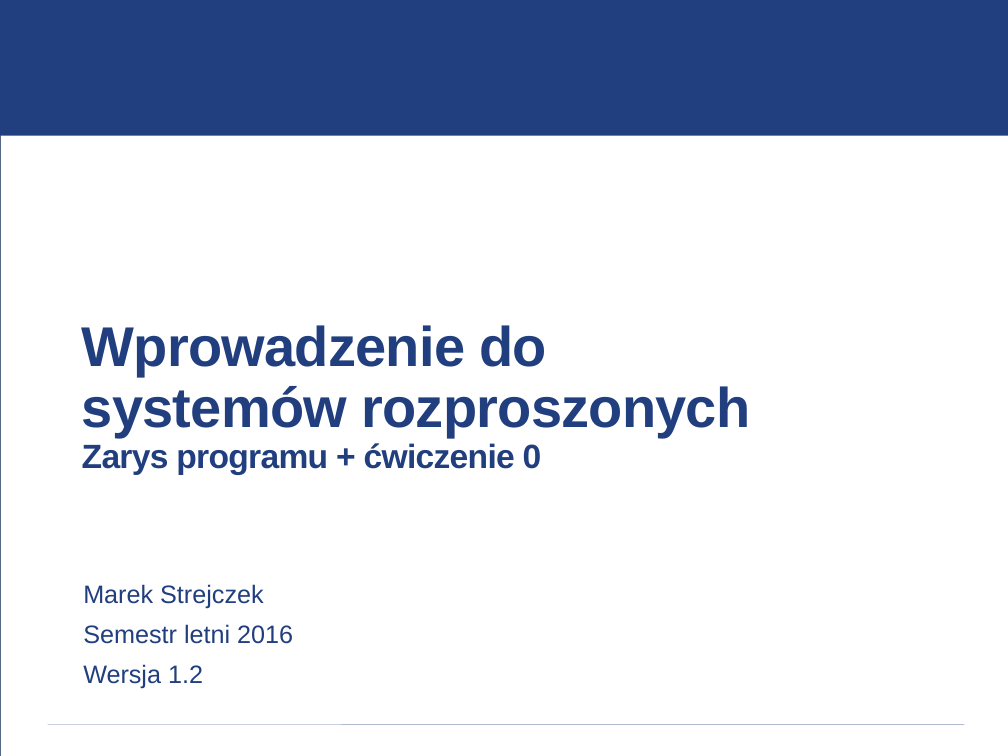
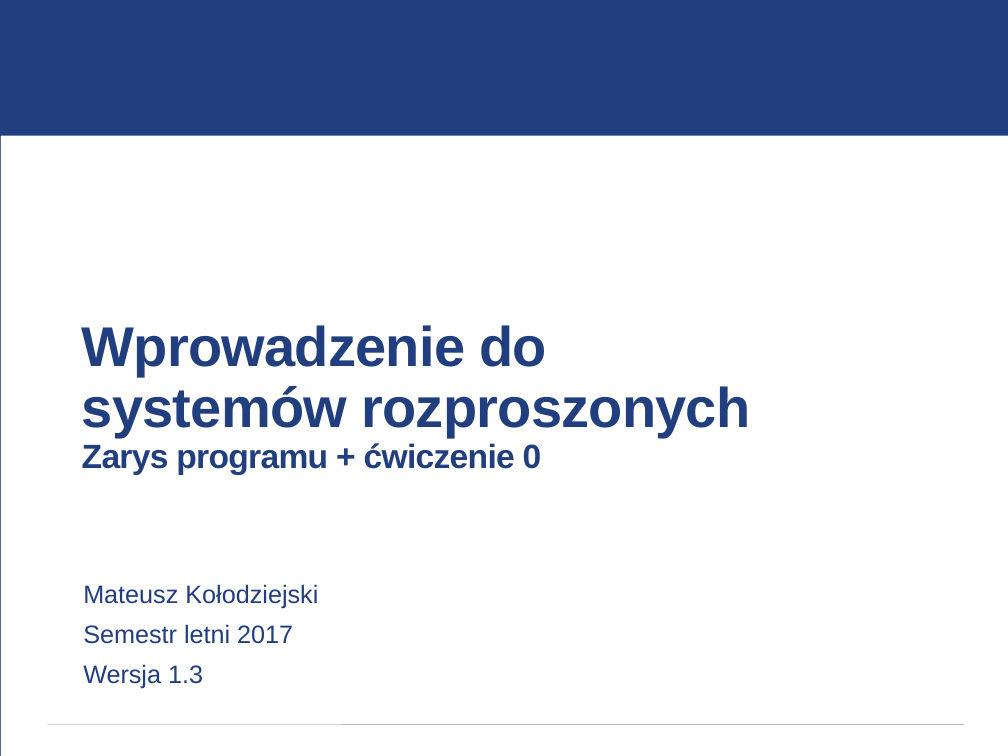
Before and after one commit to vego1mar/exercise0, a slide deck: slide 1 of WDSR - zarys programu.pptx. Drawn at 1008x756 pixels with LibreOffice and Linux fonts; fonts in the diff are those of the drawing; background and template pictures are left out. Boxes give left, top, right and bottom in pixels: in the first picture for what was removed or moved away, otherwise in the second. Text is boxed around its words. In the diff, an @@ line names an element or a change of style, - is before the commit and + after.

```diff
--- a/WDSR - zarys programu.pptx
+++ b/WDSR - zarys programu.pptx
@@ text at <box>83,584,318,689</box>: text changed @@
-Marek Strejczek
-Semestr letni 2016
-Wersja 1.2
+Mateusz Kołodziejski
+Semestr letni 2017
+Wersja 1.3
```
Also in this commit, not shown: 11 other slides changed, 2 slides added.
